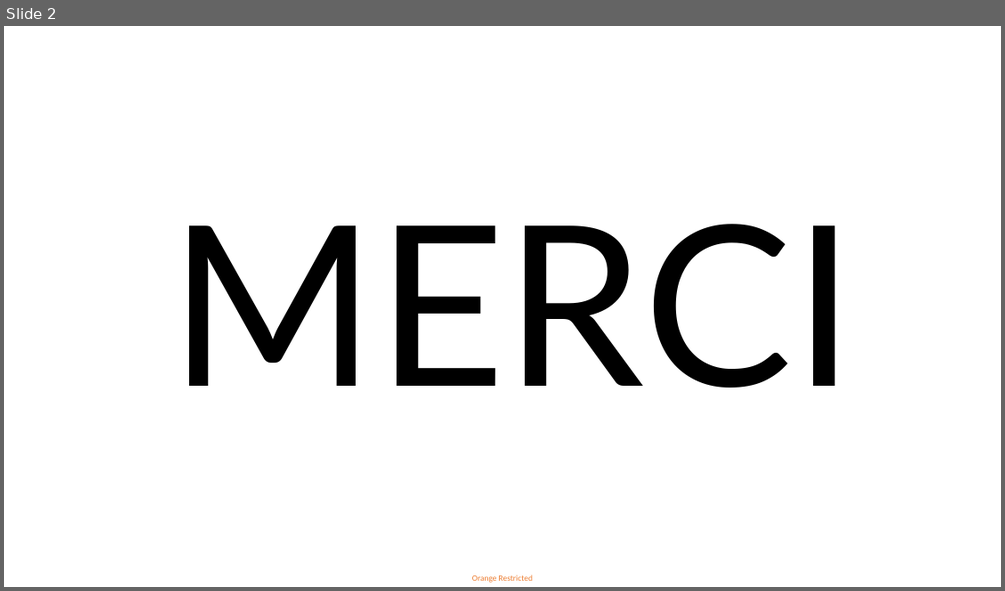
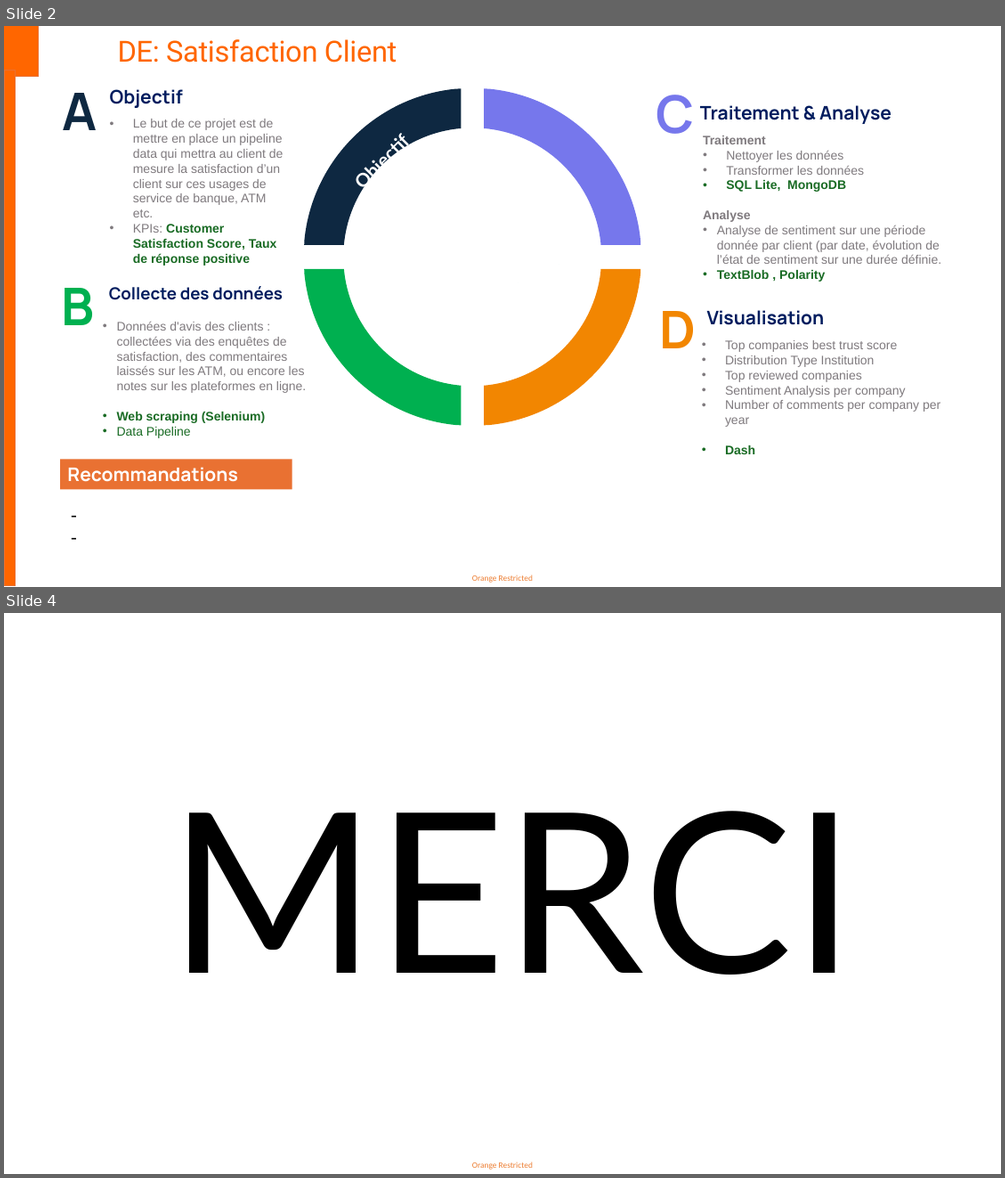
Before and after one commit to lemetice/de_satisfaction_client, a slide deck: report/Présentation_DE_SC.pptx. Shown one above the other, each under a label of ours: slide 2 before the commit, slides 2 and 4 after it; the slides between them are not shown. The pictures are 1005x591 and 1005x1178 pixels, drawn with LibreOffice and Linux fonts; fonts in the diff are those of the drawing. Boxes give left, top, right and bottom in pixels: in the first picture for what was removed or moved away, otherwise in the second. Text is boxed around its words. In the diff, an @@ line names an element or a change of style, - is before the commit and + after.

```diff
--- a/report/Présentation_DE_SC.pptx
+++ b/report/Présentation_DE_SC.pptx
@@ slide 2 added at <box>4,26,1001,587</box>, background #FFFFFF; not listed: 1 template element that a slide beside it also shows @@
@@ rectangle added at <box>4,26,39,76</box>, fill #FF6600, outline #E97132 0.75 pt @@
@@ text added at <box>118,39,396,62</box>, 28 pt, text #FF6600 @@
+DE: Satisfaction Client
@@ rectangle added at <box>4,70,16,585</box>, fill #FF6600, outline #E97132 0.75 pt @@
@@ text added at <box>63,93,97,130</box>, 50 pt, text #0E2841, bold @@
+A
@@ text added at <box>110,89,183,108</box>, 18 pt, text #001C5E, bold @@
+Objectif
@@ text added at <box>655,95,694,134</box>, 50 pt, text #7677EC, bold @@
+C
@@ text added at <box>700,105,891,124</box>, 18 pt, text #001C5E, bold @@
+Traitement & Analyse
@@ text added at <box>133,119,283,265</box>, 12 pt, text #7F7A7E @@
+• Le but de ce projet est de mettre en place un pipeline data qui mettra au client de mesure la satisfaction d’un client sur ces usages de service de banque, ATM etc.
+• KPIs: Customer Satisfaction Score, Taux de réponse positive
@@ text added at <box>703,135,941,281</box>, 12 pt, text #7F7A7E @@
+Traitement
+• Nettoyer les données
+• Transformer les données
+• SQL Lite, MongoDB
+Analyse
+• Analyse de sentiment sur une période donnée par client (par date, évolution de l’état de sentiment sur une durée définie.
+• TextBlob , Polarity
@@ group added at <box>258,37,691,472</box>: 6 freeform shapes, 4 texts @@
+Collecte
+Visualisation
+Objectif
+Analyse
@@ text added at <box>61,288,94,325</box>, 50 pt, text #00B050, bold @@
+B
@@ text added at <box>109,286,283,300</box>, 16 pt, text #001C5E, bold @@
+Collecte des données
@@ text added at <box>660,311,696,348</box>, 50 pt, text #F28601, bold @@
+D
@@ text added at <box>707,310,825,325</box>, 18 pt, text #001C5E, bold @@
+Visualisation
@@ text added at <box>117,321,306,438</box>, 12 pt, text #7F7A7E @@
+• Données d'avis des clients : collectées via des enquêtes de satisfaction, des commentaires laissés sur les ATM, ou encore les notes sur les plateformes en ligne.
+• Web scraping (Selenium)
+• Data Pipeline
@@ text added at <box>725,340,940,454</box>, 12 pt, text #7F7A7E @@
+• Top companies best trust score
+• Distribution Type Institution
+• Top reviewed companies
+• Sentiment Analysis per company
+• Number of comments per company per year
+• Dash
@@ rectangle added at <box>60,459,291,489</box>, fill #E97132, 18 pt, text #FFFFFF, bold @@
+Recommandations
@@ text added at <box>63,500,951,553</box>, 18 pt, text #000000 @@
+-
+-
@@ what was slide 2 is now slide 4 @@
```
Also in this commit, not shown: 1 slide changed, 2 other slides added, 5 other files.
